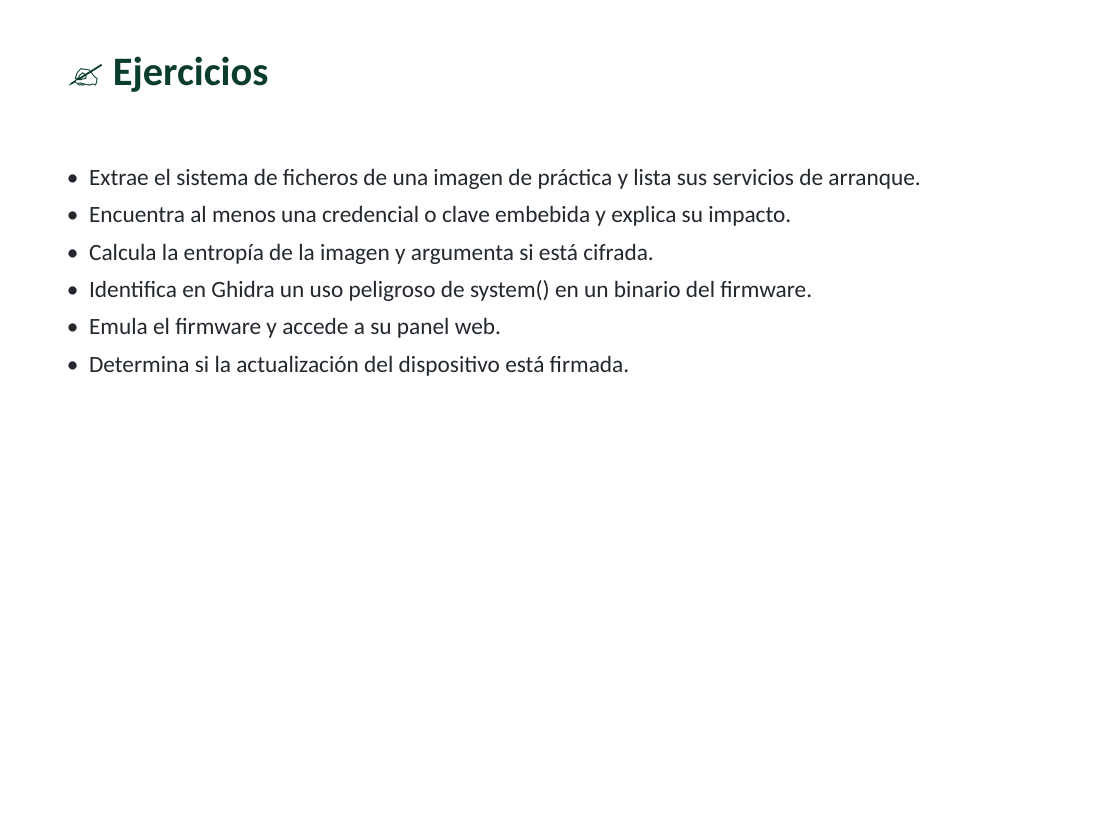
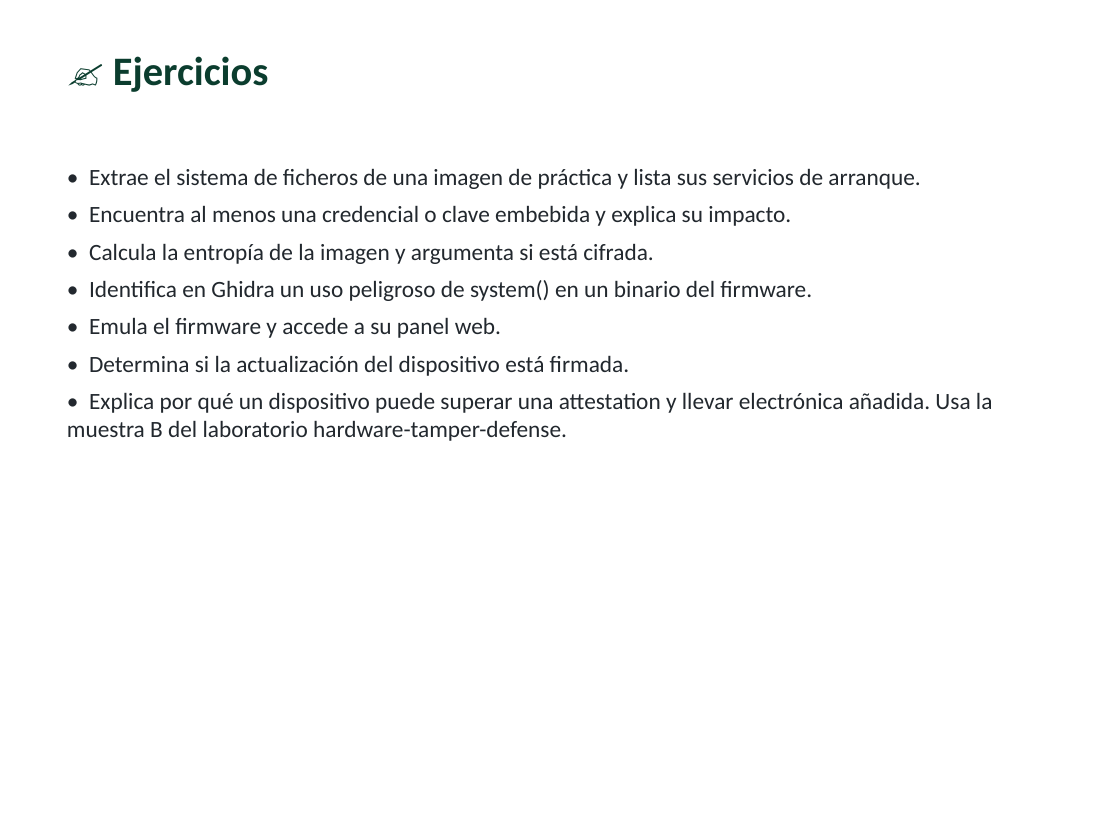
Before and after one commit to vladimiracunadev-create/modern-cybersecurity-program, a slide deck: slide 11 of classes/parte-13-seguridad-movil-iot-e-inalambrica/267-hacking-de-firmware/clase-267-presentacion.pptx. Drawn at 1120x840 pixels with LibreOffice and Linux fonts; fonts in the diff are those of the drawing. Boxes give left, top, right and bottom in pixels: in the first picture for what was removed or moved away, otherwise in the second. Text is boxed around its words. In the diff, an @@ line names an element or a change of style, - is before the commit and + after.

```diff
--- a/classes/parte-13-seguridad-movil-iot-e-inalambrica/267-hacking-de-firmware/clase-267-presentacion.pptx
+++ b/classes/parte-13-seguridad-movil-iot-e-inalambrica/267-hacking-de-firmware/clase-267-presentacion.pptx
@@ text at (67,392,993,441): paragraph added @@
+• Explica por qué un dispositivo puede superar una attestation y llevar electrónica añadida. Usa la muestra B del laboratorio hardware-tamper-defense.
```
Also in this commit, not shown: 5 other slides changed, 2 slides added, 1 slide removed, 53 other files.
